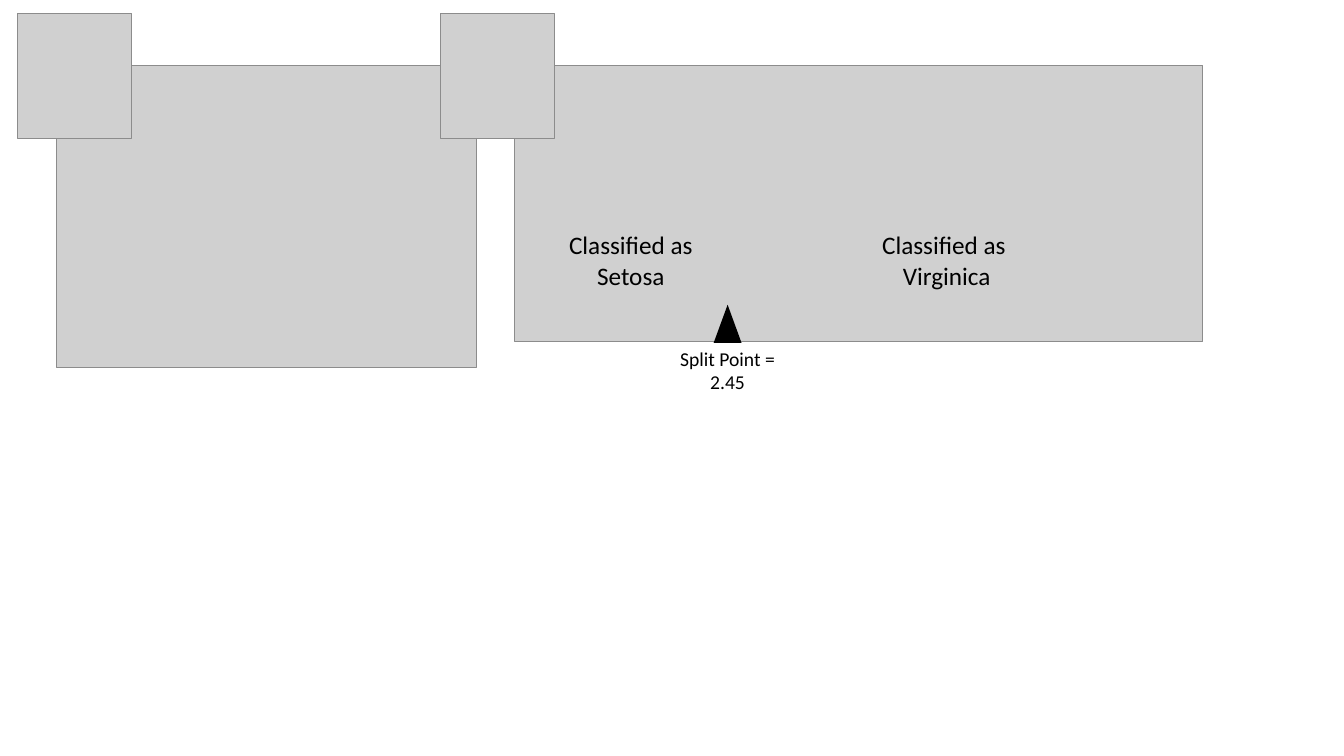
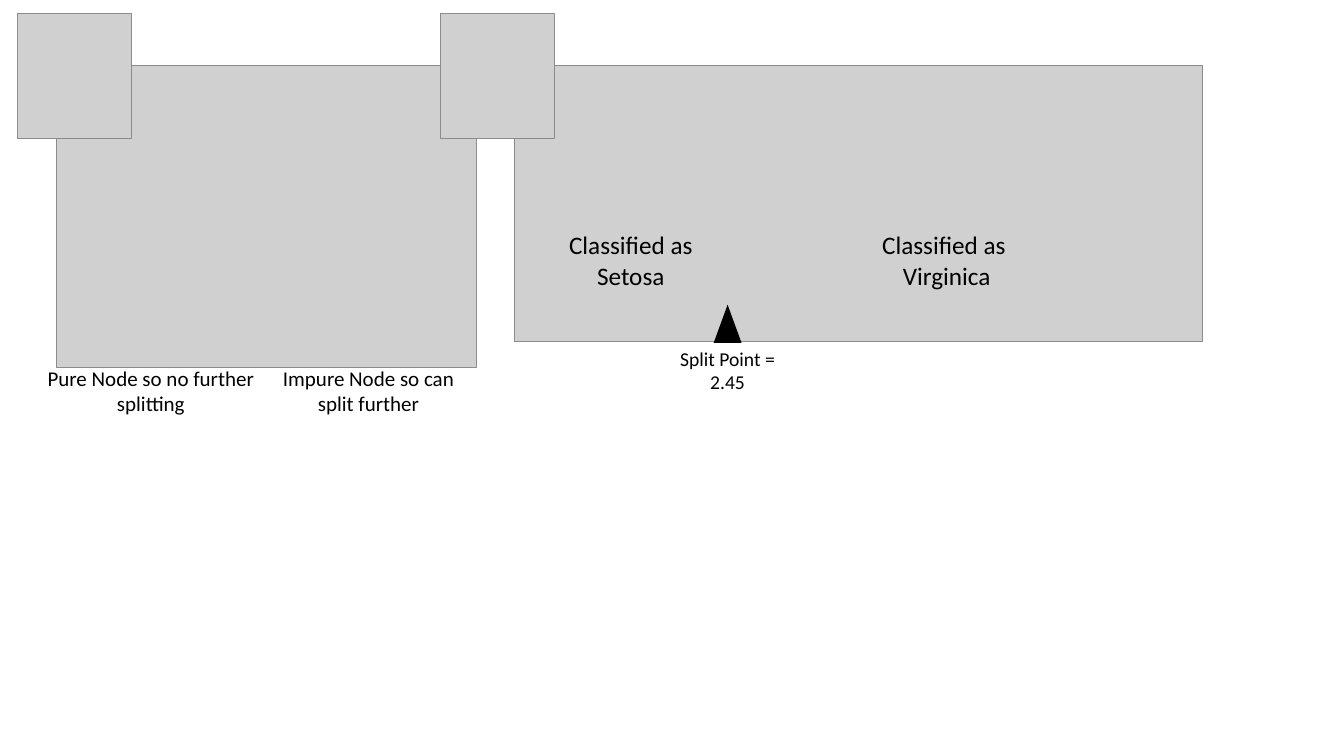
Before and after one commit to mGalarnyk/Python_Tutorials, a slide deck: slide 6 of Sklearn/DecisionTrees/powerpoint/DecisionComparison.pptx. Drawn at 1344x756 pixels with LibreOffice and Linux fonts; fonts in the diff are those of the drawing; grey boxes stand for pictures. Boxes give left, top, right and bottom in pixels: in the first picture for what was removed or moved away, otherwise in the second. Text is boxed around its words. In the diff, an @@ line names an element or a change of style, - is before the commit and + after.

```diff
--- a/Sklearn/DecisionTrees/powerpoint/DecisionComparison.pptx
+++ b/Sklearn/DecisionTrees/powerpoint/DecisionComparison.pptx
@@ text added at [48, 371, 254, 415], 15 pt, text #000000 @@
+Pure Node so no further splitting
@@ text added at [283, 371, 454, 415], 15 pt, text #000000 @@
+Impure Node so can split further
```
Also in this commit, not shown: 1 slide added, 8 other files.
